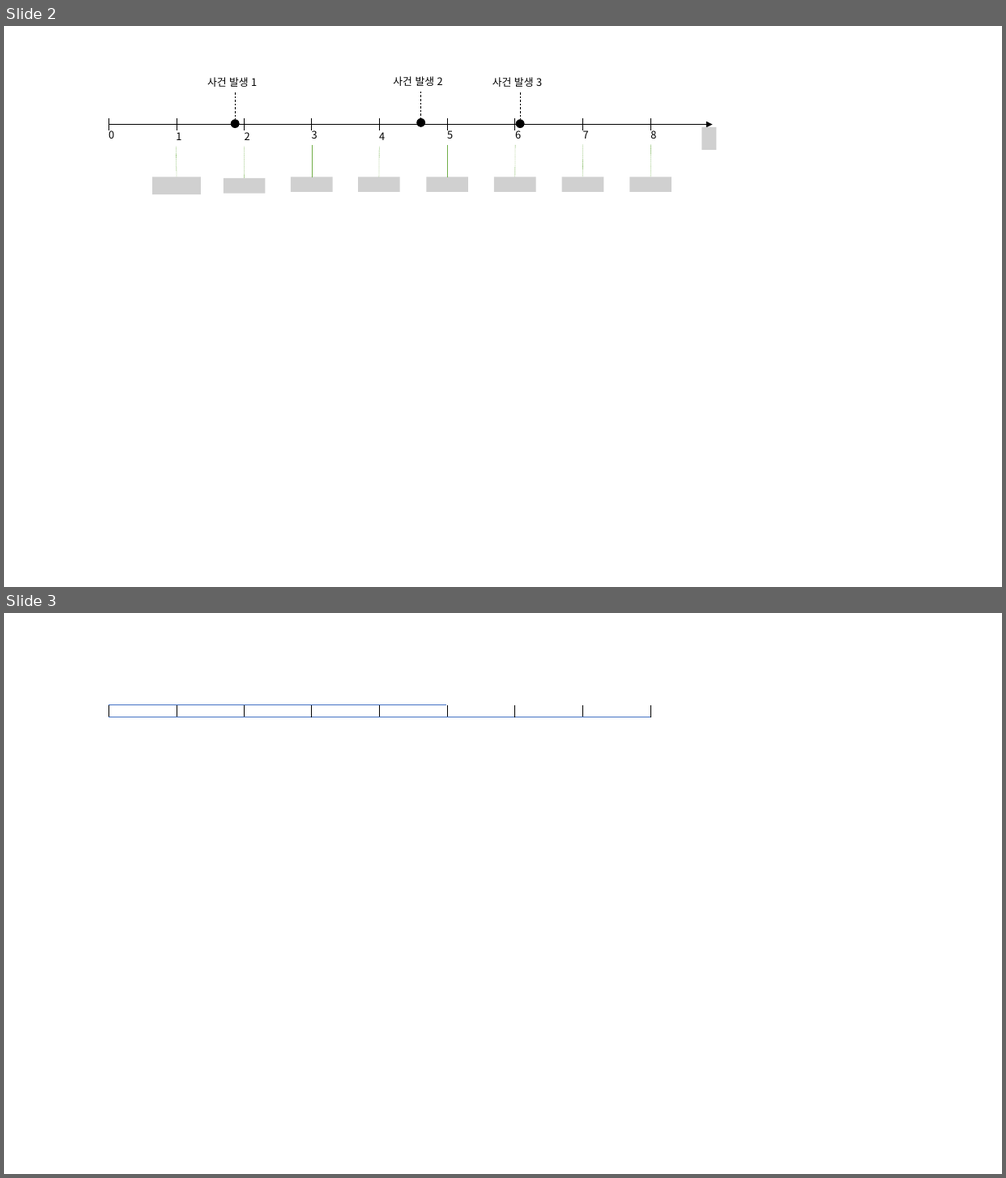
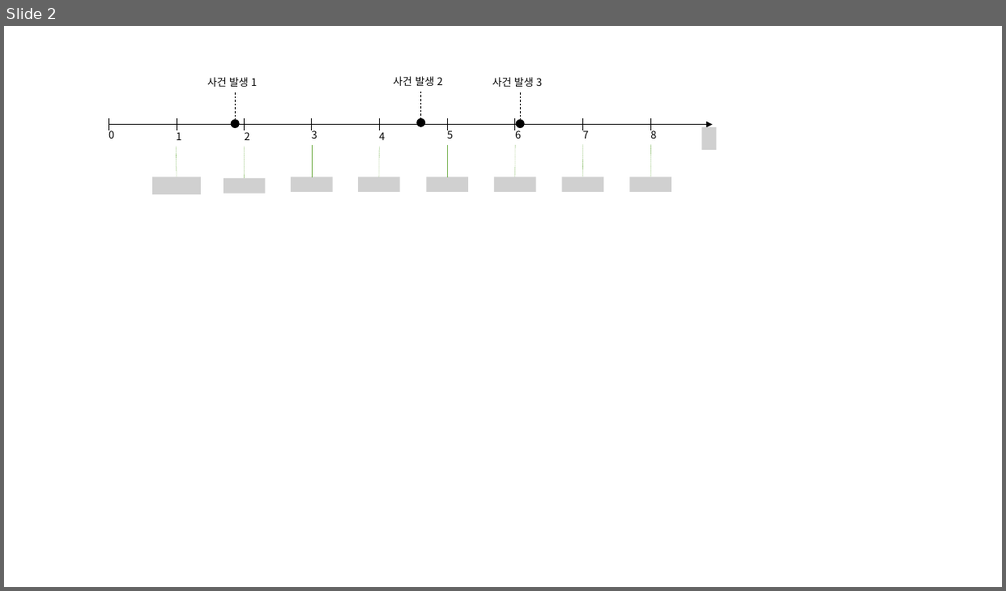
Before and after one commit to govin08/govin08.github.io_241017, a slide deck: images/2024-03-15-mm1_queue/mm1_queue.pptx. Shown one above the other, each under a label of ours: slides 2 and 3 before the commit, slide 2 after it. The pictures are 1006x1178 and 1006x591 pixels, drawn with LibreOffice and Linux fonts; fonts in the diff are those of the drawing; grey boxes stand for pictures. Boxes give left, top, right and bottom in pixels: in the first picture for what was removed or moved away, otherwise in the second. Text is boxed around its words. In the diff, an @@ line names an element or a change of style, - is before the commit and + after.

```diff
--- a/images/2024-03-15-mm1_queue/mm1_queue.pptx
+++ b/images/2024-03-15-mm1_queue/mm1_queue.pptx
@@ slide 3 removed at (4,613,1002,1174), background #FFFFFF @@
@@ line removed from (108, 705) to (108, 717) @@
@@ line removed from (108, 705) to (446, 705) @@
@@ line removed from (177, 705) to (177, 717) @@
@@ line removed from (245, 705) to (245, 717) @@
@@ line removed from (312, 705) to (312, 717) @@
@@ line removed from (380, 705) to (380, 717) @@
@@ line removed from (447, 705) to (447, 717) @@
@@ line removed from (515, 705) to (515, 717) @@
@@ line removed from (582, 705) to (582, 717) @@
@@ line removed from (651, 705) to (651, 717) @@
@@ line removed from (108, 717) to (177, 717) @@
@@ line removed from (177, 717) to (245, 717) @@
@@ line removed from (245, 717) to (313, 717) @@
@@ line removed from (312, 717) to (380, 717) @@
@@ line removed from (380, 717) to (447, 717) @@
@@ line removed from (447, 717) to (515, 717) @@
@@ line removed from (515, 717) to (582, 717) @@
@@ line removed from (582, 717) to (651, 717) @@
```
Also in this commit, not shown: 2 slides added, 3 other files.
